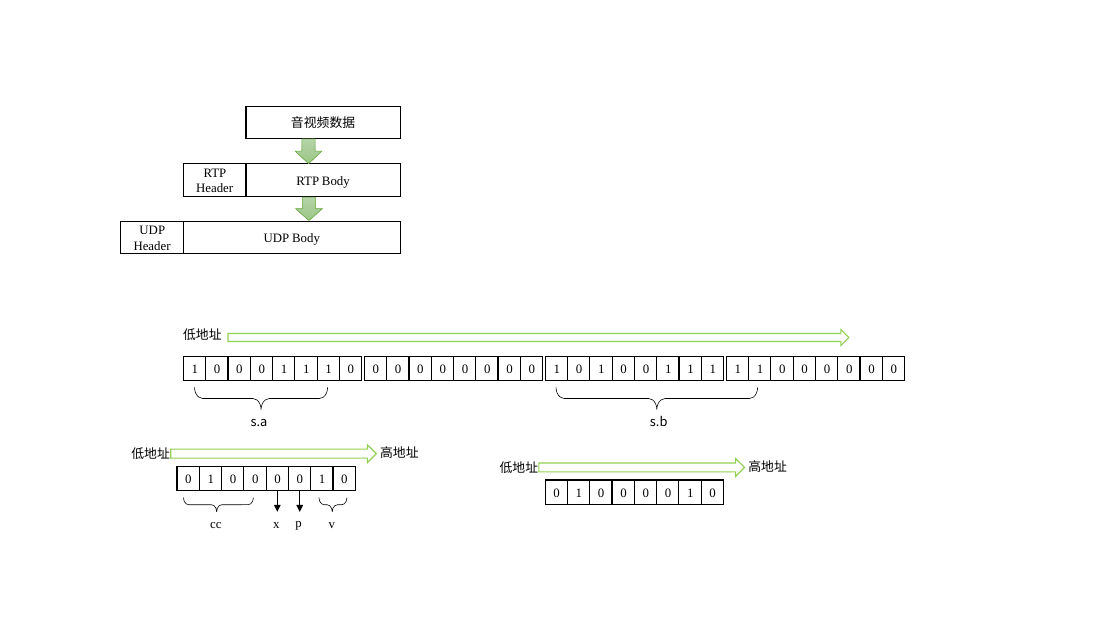
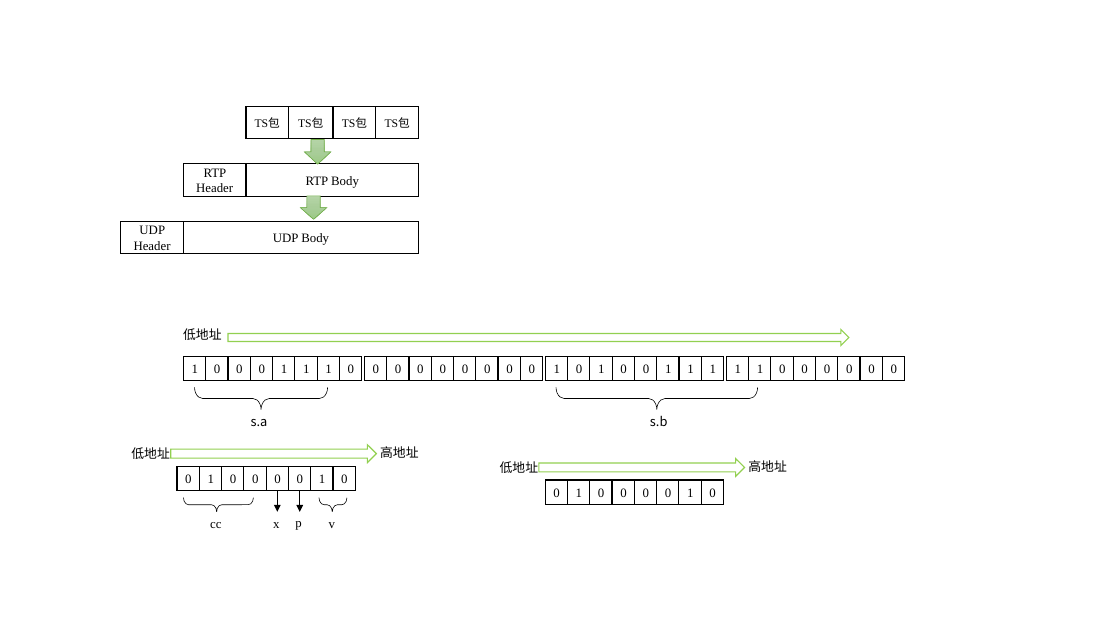
Before and after one commit to mythsaber/Learning-Notes, a slide deck: slide 8 of 音视频编解码.pptx (slide 7 before the commit). Drawn at 1120x630 pixels with LibreOffice and Linux fonts; fonts in the diff are those of the drawing. Boxes give left, top, right and bottom in pixels: in the first picture for what was removed or moved away, otherwise in the second. Text is boxed around its words. In the diff, an @@ line names an element or a change of style, - is before the commit and + after.

```diff
--- a/音视频编解码.pptx
+++ b/音视频编解码.pptx
@@ rectangle "TS包": place and size @@
-rectangle "TS包" at bbox=[246, 107, 401, 139]
+rectangle "TS包" at bbox=[246, 107, 289, 139]
@@ text in rectangle at bbox=[255, 118, 280, 128]: text changed; size 11 to 10 pt @@
-音视频数据
+TS包
@@ rectangle added at bbox=[288, 107, 333, 139], fill #FFFFFF, outline #000000 1 pt, 10 pt, text #000000 @@
+TS包
@@ rectangle added at bbox=[333, 107, 376, 139], fill #FFFFFF, outline #000000 1 pt, 10 pt, text #000000 @@
+TS包
@@ rectangle added at bbox=[376, 107, 418, 139], fill #FFFFFF, outline #000000 1 pt, 10 pt, text #000000 @@
+TS包
@@ down arrow: place and size @@
-down arrow at bbox=[296, 139, 323, 163]
+down arrow at bbox=[304, 139, 331, 164]
@@ rectangle "RTP Body": place and size @@
-rectangle "RTP Body" at bbox=[246, 164, 401, 197]
+rectangle "RTP Body" at bbox=[246, 164, 418, 197]
@@ down arrow: place and size @@
-down arrow at bbox=[296, 197, 323, 221]
+down arrow at bbox=[301, 196, 328, 219]
@@ rectangle "UDP Body": place and size @@
-rectangle "UDP Body" at bbox=[183, 221, 400, 253]
+rectangle "UDP Body" at bbox=[183, 221, 418, 253]
```
Also in this commit, not shown: 1 other slide changed, 9 slides added, 5 other files.
